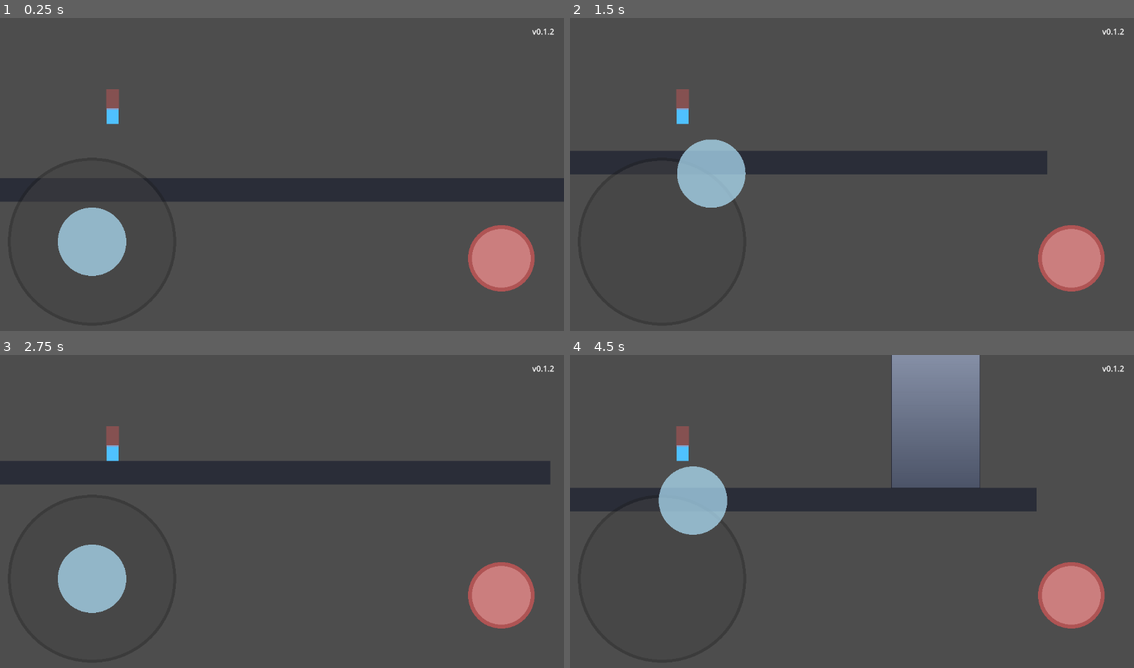
Above: before the commit, frames 1-4 (two rows, left to right).
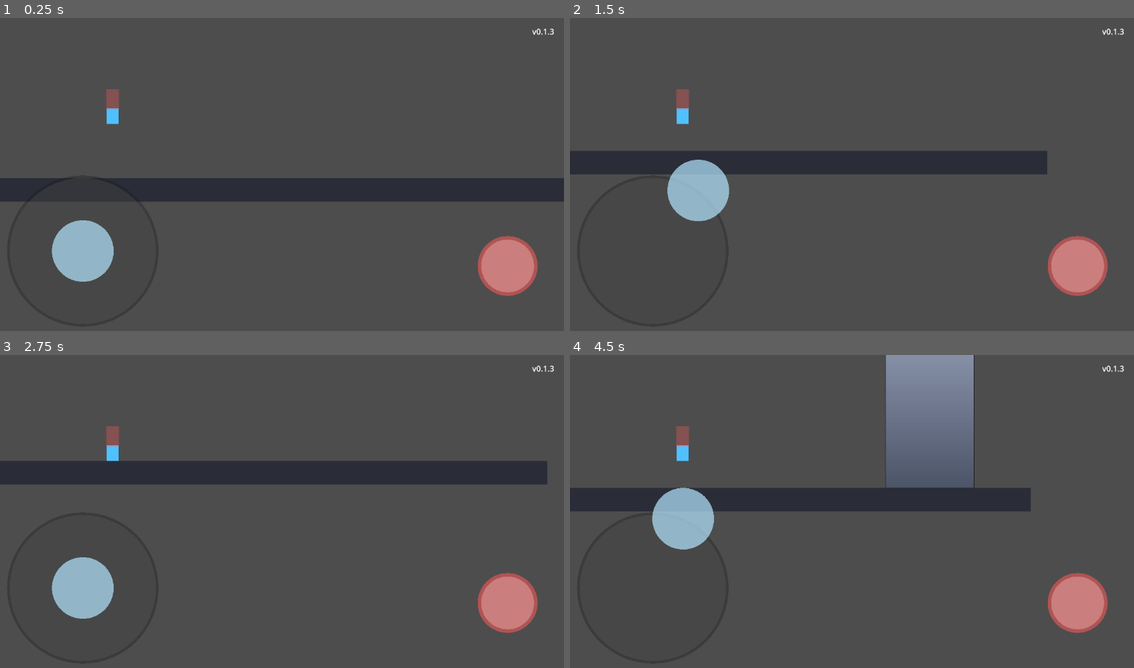
Above: after the commit, the same moments.

Repository: jenemia/BuildingSlash
Game: Godot game, scene res://node_2d.tscn
Same seed, same stepped clock (60 frames per second), same inputs: the game is played once before the commit and once after it.
Inputs (mouse positions are in pixels of both pictures, inside the frame that each line leads up to):
- Up to frame 1 (0.25 s): no input
- Up to frame 2 (1.5 s): move the mouse to (976, 161) at 0.52 s; hold D (move_right) 0.53-1.25 s; tap Z (attack) at 0.6 s; click (976, 161) at 0.67 s; tap Space (jump) at 0.77 s; drag from (739, 193) to (682, 99) at 1.27 s
- Up to frame 3 (2.75 s): move the mouse to (338, 442) at 2.02 s; hold A (move_left) from 2.03 s (still down); tap Z (attack) at 2.1 s
- Up to frame 4 (4.5 s): release A (move_left) at 2.75 s; drag from (823, 577) to (682, 464) at 2.77 s; tap Enter at 3.5 s; move the mouse to (1021, 561) at 3.52 s; hold D (move_right) 3.53-4.25 s; tap Z (attack) at 3.6 s; tap Space (jump) at 3.77 s; drag from (682, 464) to (767, 433) at 4.27 s

The runs differ from the first frame. In frame 1, 2.1% of the frame differs, in the area x 9-99%, y 4-89%; in frame 2, 2.7%; in frame 3, 2.1%; in frame 4, 3.6%, in the area x 14-99%, y 0-89%.
Error in both runs: Invalid access to property or key 'shape' on a base object of type 'Nil'. (res://scripts/world/falling_block.gd:102)

Commit message:
feat(ui): scale mobile joystick by viewport resolution

Diff:
--- a/project.godot
+++ b/project.godot
@@ -15,7 +15,7 @@
 config/features=PackedStringArray("4.6", "Mobile")
 config/icon="res://icon.svg"
 
-config/version="0.1.2"
+config/version="0.1.3"
 [input]
 
 move_left={
--- a/scripts/ui/mobile_joystick.gd
+++ b/scripts/ui/mobile_joystick.gd
@@ -13,6 +13,9 @@
 @export var attack_button_radius: float = 68.0
 @export var attack_right_margin: float = 128.0
 @export var attack_bottom_margin: float = 156.0
+@export var ui_scale_base_resolution: Vector2 = Vector2(1280.0, 720.0)
+@export var ui_scale_min: float = 0.70
+@export var ui_scale_max: float = 1.35
 
 var _active_touch_id: int = -1
 var _attack_touch_id: int = -1
@@ -20,6 +23,7 @@
 var _attack_center: Vector2 = Vector2.ZERO
 var _knob_offset: Vector2 = Vector2.ZERO
 var _jump_latched: bool = false
+var _ui_scale: float = 1.0
 
 func _ready() -> void:
 	set_anchors_preset(Control.PRESET_FULL_RECT)
@@ -57,11 +61,12 @@
 
 func _update_from_position(screen_pos: Vector2) -> void:
 	var delta := screen_pos - _base_center
-	if delta.length() > base_radius:
-		delta = delta.normalized() * base_radius
+	var current_base_radius := _scaled(base_radius)
+	if delta.length() > current_base_radius:
+		delta = delta.normalized() * current_base_radius
 	_knob_offset = delta
 
-	var normalized := _knob_offset / base_radius
+	var normalized := _knob_offset / current_base_radius
 	var axis := normalized.x
 	if absf(axis) < deadzone:
 		axis = 0.0
@@ -88,29 +93,38 @@
 	var viewport_size := get_viewport_rect().size
 	if screen_pos.x > viewport_size.x * 0.55:
 		return false
-	return screen_pos.distance_to(_base_center) <= base_radius * 1.8
+	return screen_pos.distance_to(_base_center) <= _scaled(base_radius) * 1.8
 
 func _is_attack_button(screen_pos: Vector2) -> bool:
-	return screen_pos.distance_to(_attack_center) <= attack_button_radius * 1.2
+	return screen_pos.distance_to(_attack_center) <= _scaled(attack_button_radius) * 1.2
 
 func _update_layout() -> void:
 	var viewport_size := get_viewport_rect().size
-	var padding := 12.0
-	var min_x := base_radius + padding
-	var max_x := viewport_size.x - base_radius - padding
-	var min_y := base_radius + padding
-	var max_y := viewport_size.y - base_radius - padding
+	_ui_scale = _compute_ui_scale(viewport_size)
 
-	var target_x := clampf(left_margin, min_x, max_x)
-	var target_y := clampf(viewport_size.y - bottom_margin, min_y, max_y)
+	var current_base_radius := _scaled(base_radius)
+	var current_attack_radius := _scaled(attack_button_radius)
+	var current_left_margin := _scaled(left_margin)
+	var current_bottom_margin := _scaled(bottom_margin)
+	var current_attack_right_margin := _scaled(attack_right_margin)
+	var current_attack_bottom_margin := _scaled(attack_bottom_margin)
+	var padding := _scaled(12.0)
+
+	var min_x := current_base_radius + padding
+	var max_x := viewport_size.x - current_base_radius - padding
+	var min_y := current_base_radius + padding
+	var max_y := viewport_size.y - current_base_radius - padding
+
+	var target_x := clampf(current_left_margin, min_x, max_x)
+	var target_y := clampf(viewport_size.y - current_bottom_margin, min_y, max_y)
 	_base_center = Vector2(target_x, target_y)
 
-	var attack_min_x := attack_button_radius + padding
-	var attack_max_x := viewport_size.x - attack_button_radius - padding
-	var attack_min_y := attack_button_radius + padding
-	var attack_max_y := viewport_size.y - attack_button_radius - padding
-	var attack_x := clampf(viewport_size.x - attack_right_margin, attack_min_x, attack_max_x)
-	var attack_y := clampf(viewport_size.y - attack_bottom_margin, attack_min_y, attack_max_y)
+	var attack_min_x := current_attack_radius + padding
+	var attack_max_x := viewport_size.x - current_attack_radius - padding
+	var attack_min_y := current_attack_radius + padding
+	var attack_max_y := viewport_size.y - current_attack_radius - padding
+	var attack_x := clampf(viewport_size.x - current_attack_right_margin, attack_min_x, attack_max_x)
+	var attack_y := clampf(viewport_size.y - current_attack_bottom_margin, attack_min_y, attack_max_y)
 	_attack_center = Vector2(attack_x, attack_y)
 
 	if _active_touch_id == -1:
@@ -125,12 +139,26 @@
 	return false
 
 func _draw() -> void:
-	draw_circle(_base_center, base_radius, Color(0.1, 0.1, 0.1, 0.35))
-	draw_circle(_base_center, base_radius - 6.0, Color(0.5, 0.5, 0.5, 0.18))
-	draw_circle(_base_center + _knob_offset, knob_radius, Color(0.7, 0.9, 1.0, 0.7))
+	var current_base_radius := _scaled(base_radius)
+	var current_knob_radius := _scaled(knob_radius)
+	var current_attack_radius := _scaled(attack_button_radius)
+
+	draw_circle(_base_center, current_base_radius, Color(0.1, 0.1, 0.1, 0.35))
+	draw_circle(_base_center, current_base_radius - _scaled(6.0), Color(0.5, 0.5, 0.5, 0.18))
+	draw_circle(_base_center + _knob_offset, current_knob_radius, Color(0.7, 0.9, 1.0, 0.7))
 
 	var attack_color := Color(1.0, 0.35, 0.35, 0.55)
 	if _attack_touch_id != -1:
 		attack_color = Color(1.0, 0.2, 0.2, 0.9)
-	draw_circle(_attack_center, attack_button_radius, attack_color)
-	draw_circle(_attack_center, attack_button_radius - 8.0, Color(1.0, 0.8, 0.8, 0.35))
+	draw_circle(_attack_center, current_attack_radius, attack_color)
+	draw_circle(_attack_center, current_attack_radius - _scaled(8.0), Color(1.0, 0.8, 0.8, 0.35))
+
+func _compute_ui_scale(viewport_size: Vector2) -> float:
+	if ui_scale_base_resolution.x <= 0.0 or ui_scale_base_resolution.y <= 0.0:
+		return 1.0
+	var sx := viewport_size.x / ui_scale_base_resolution.x
+	var sy := viewport_size.y / ui_scale_base_resolution.y
+	return clampf(minf(sx, sy), ui_scale_min, ui_scale_max)
+
+func _scaled(v: float) -> float:
+	return v * _ui_scale
Not shown, changed: VERSION.txt
Not shown, changed: index.html
Not shown, changed: index.pck
